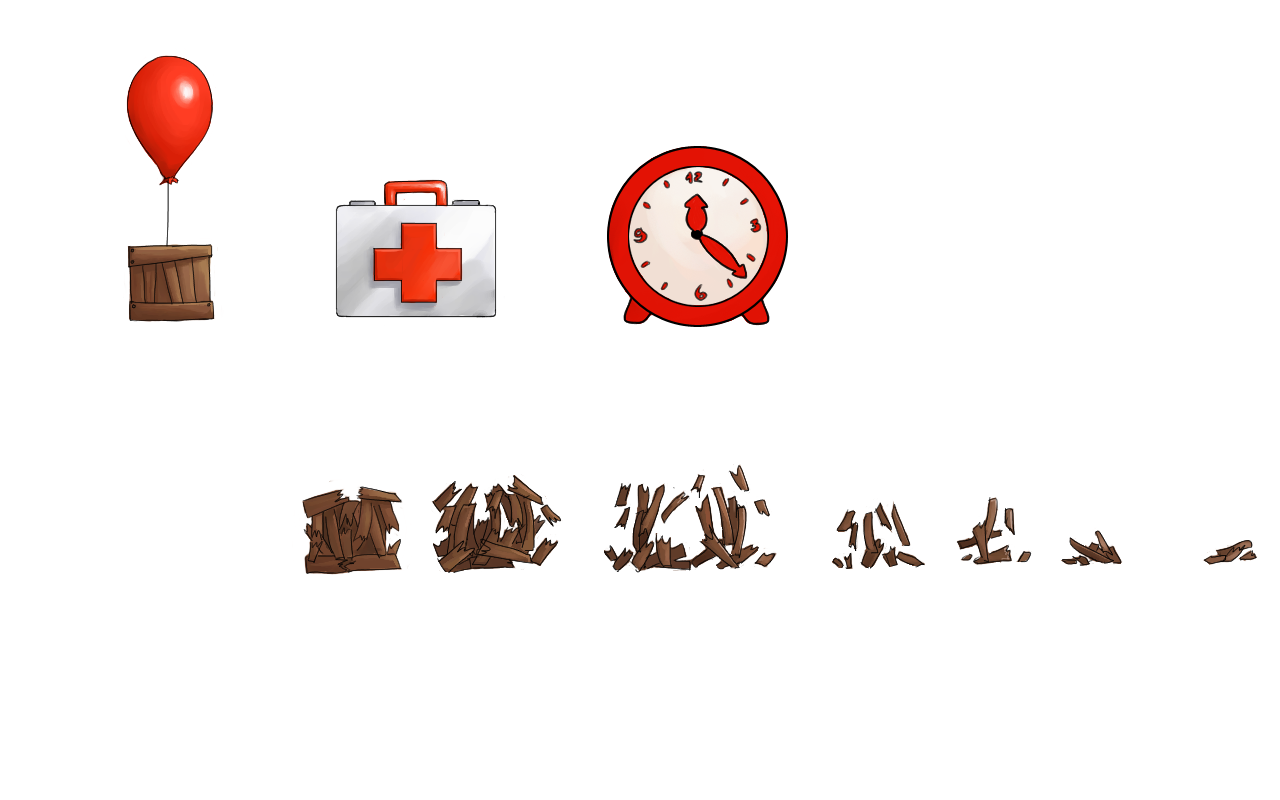
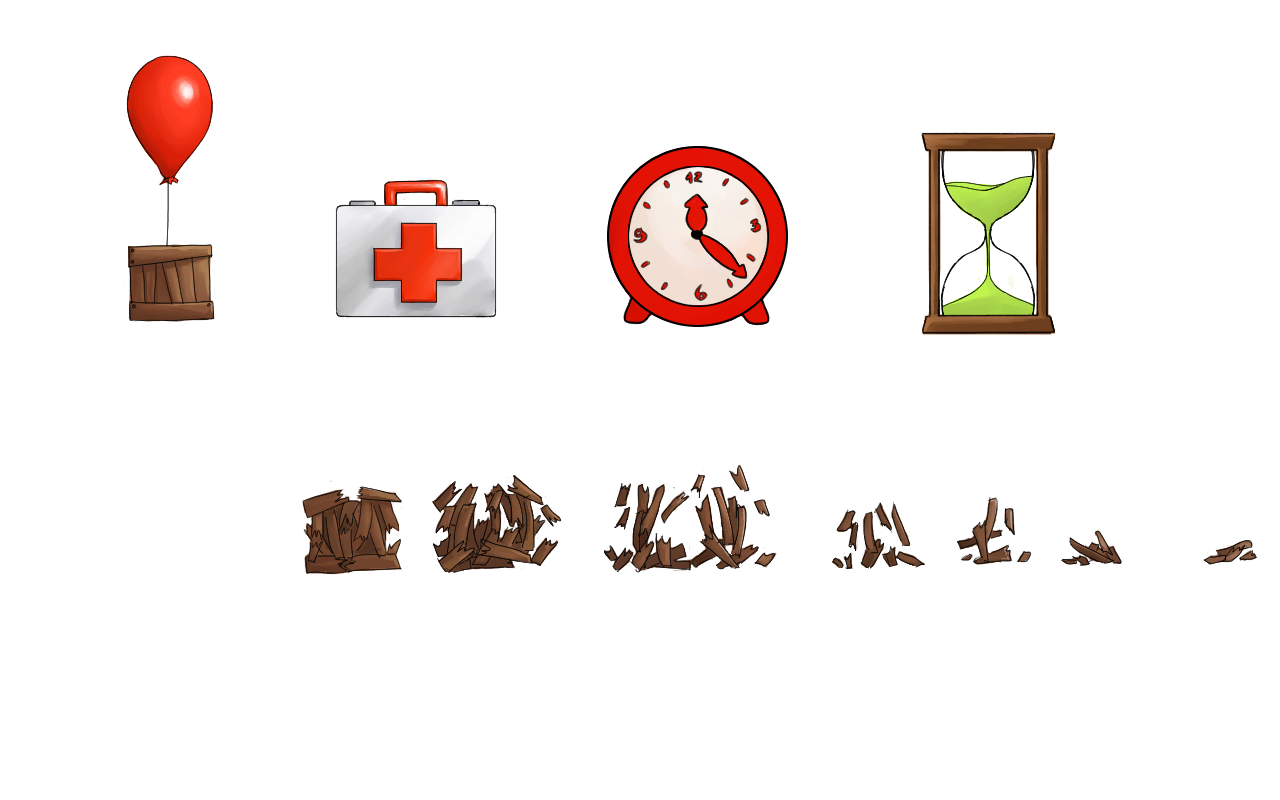
The second (1280, 800) image is a revision of the first. Changes to its layers:
added group "Hourglass" with 6 layers above "Red Clock" over [921, 132, 1056, 335]
added layer "sand" in group "Hourglass" over [937, 175, 1038, 311]
added layer "glass" in group "Hourglass" over [940, 150, 1036, 315]
added layer "Frame" in group "Hourglass" over [921, 132, 1056, 334]
added layer "Color frame" in group "Hourglass" over [921, 132, 1056, 335]
added layer "Plan 2" in group "Hourglass" over [935, 175, 1044, 327]
